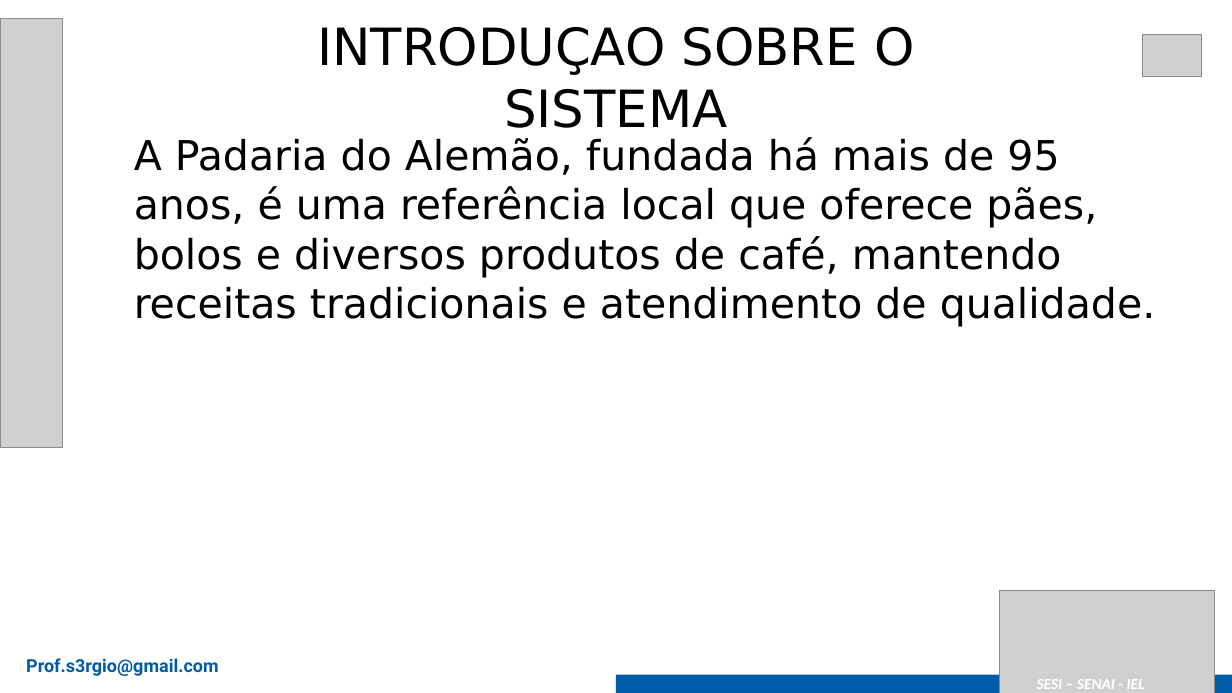
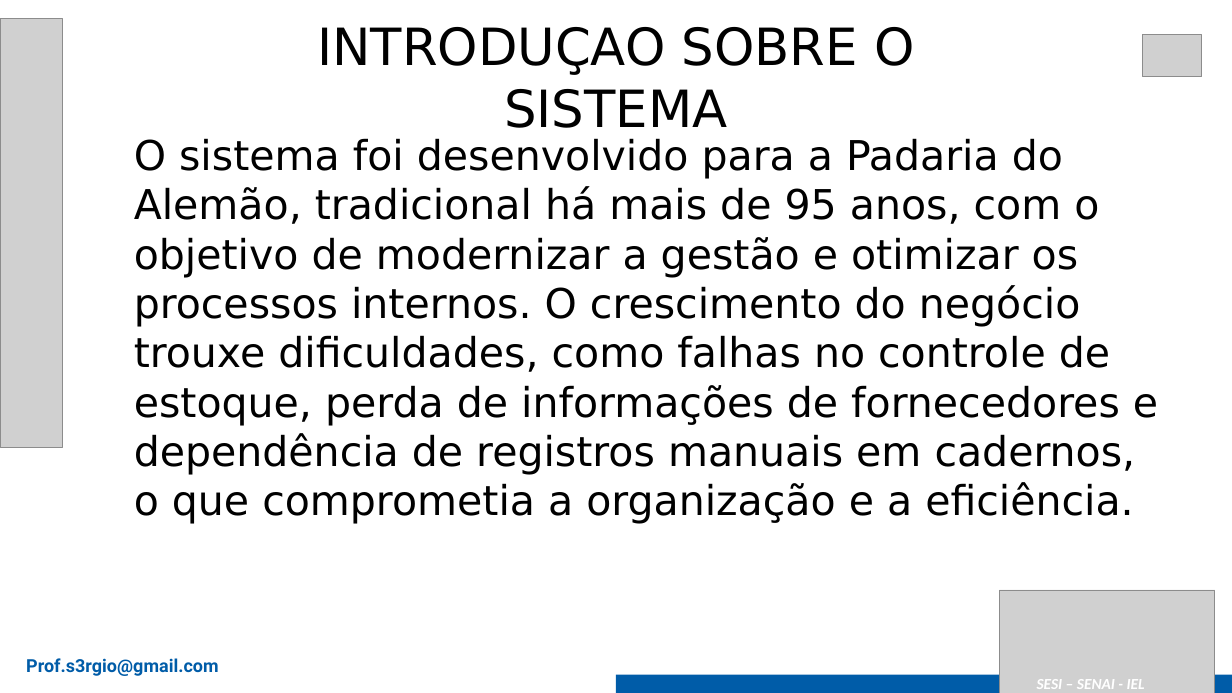
Before and after one commit to gustavotobler/SA_PADARIAALEMAO, a slide deck: slide 3 of 2025_Modelo Apresentação Senai - SA.pptx. Drawn at 1232x693 pixels with LibreOffice and Linux fonts; fonts in the diff are those of the drawing; grey boxes stand for pictures. Boxes give left, top, right and bottom in pixels: in the first picture for what was removed or moved away, otherwise in the second. Text is boxed around its words. In the diff, an @@ line names an element or a change of style, - is before the commit and + after.

```diff
--- a/2025_Modelo Apresentação Senai - SA.pptx
+++ b/2025_Modelo Apresentação Senai - SA.pptx
@@ text at [134,138,1158,524]: text changed @@
-A Padaria do Alemão, fundada há mais de 95 anos, é uma referência local que oferece pães, bolos e diversos produtos de café, mantendo receitas tradicionais e atendimento de qualidade.
+O sistema foi desenvolvido para a Padaria do Alemão, tradicional há mais de 95 anos, com o objetivo de modernizar a gestão e otimizar os processos internos. O crescimento do negócio trouxe dificuldades, como falhas no controle de estoque, perda de informações de fornecedores e dependência de registros manuais em cadernos, o que comprometia a organização e a eficiência.
```
Also in this commit, not shown: 2 other slides changed, 1 slide added.
